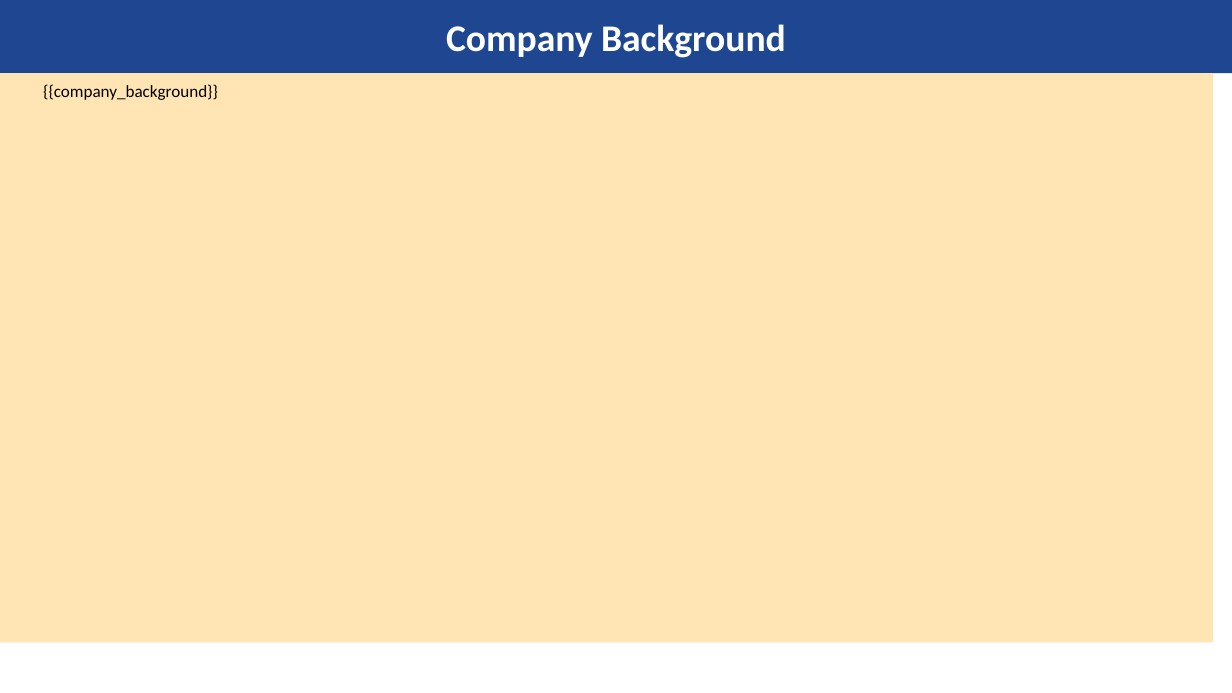
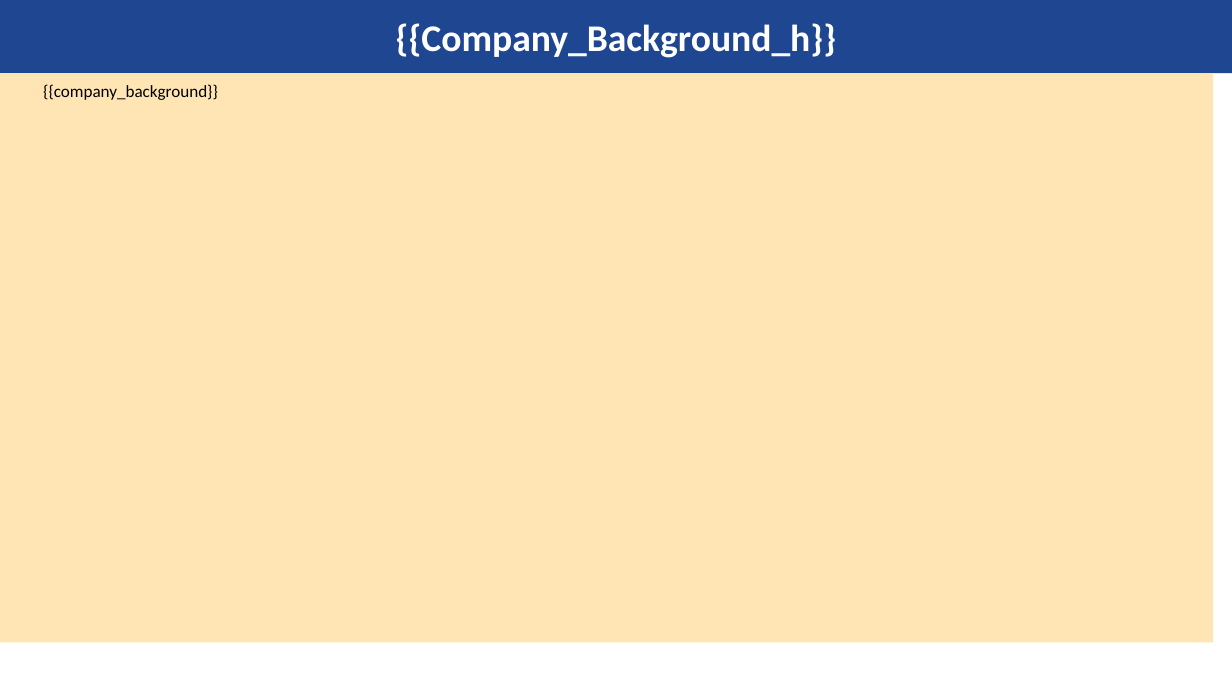
Before and after one commit to kishanyash/fluffy-lamp, a slide deck: slide 3 of master_template.pptx (slide 4 before the commit). Drawn at 1232x693 pixels with LibreOffice and Linux fonts; fonts in the diff are those of the drawing; background and template pictures are left out. Boxes give left, top, right and bottom in pixels: in the first picture for what was removed or moved away, otherwise in the second. Text is boxed around its words. In the diff, an @@ line names an element or a change of style, - is before the commit and + after.

```diff
--- a/master_template.pptx
+++ b/master_template.pptx
@@ title at (396, 23, 837, 58): text changed @@
-Company Background
+{{Company_Background_h}}
```
Also in this commit, not shown: 10 other slides changed, 1 slide removed, 6 other files.
